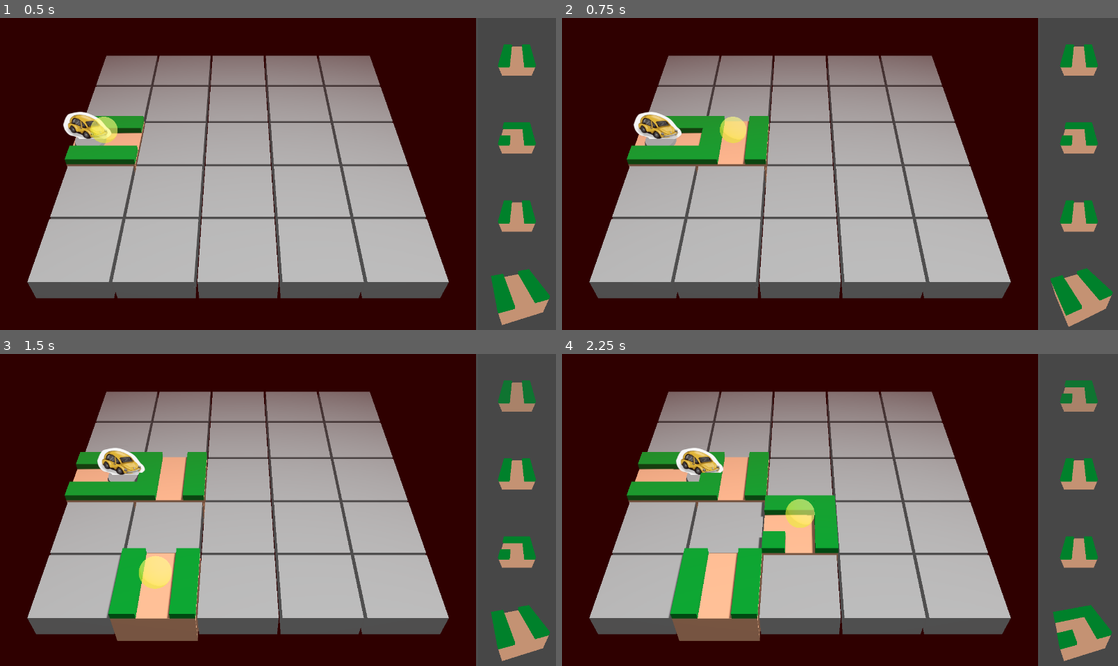
Above: before the commit, frames 1-4 (two rows, left to right).
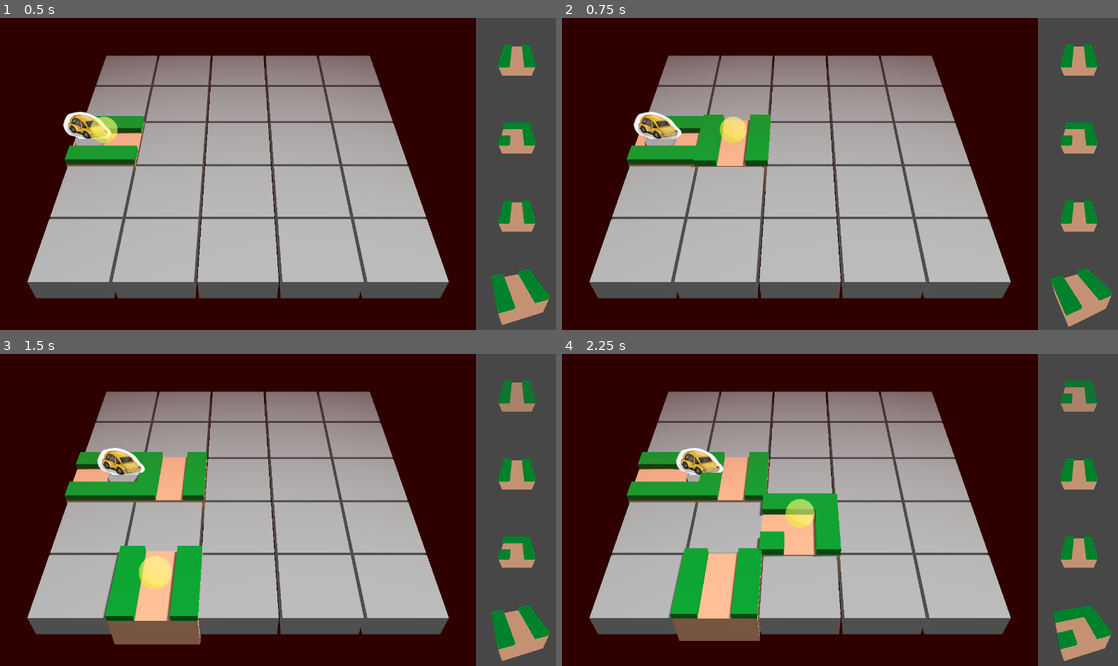
Above: after the commit, the same moments.

Repository: Pro1d/code4cause
Game: Godot game, scene res://scenes/main/GameMain.tscn
Same seed, same stepped clock (60 frames per second), same inputs: the game is played once before the commit and once after it. Sound files missing from this copy of the repository are replaced by a short silence.
Inputs:
- Up to frame 1 (0.5 s): no input
- Up to frame 2 (0.75 s): tap Enter (ui_accept) at 0.5 s; hold D (move_right) from 0.53 s (still down)
- Up to frame 3 (1.5 s): tap Enter (ui_accept) at 0.77 s; release D (move_right) at 1.28 s; hold S (move_down) from 1.28 s (still down)
- Up to frame 4 (2.25 s): tap Enter (ui_accept) at 1.52 s; release S (move_down) at 2.03 s; hold D (move_right) from 2.03 s (still down)

Frame 1 is identical in both runs. In frame 2, 0.4% of the frame differs, in the area x 23-38%, y 30-56%; in frame 3, 1.0%, in the area x 18-37%, y 61-94%; in frame 4, 0.7%.

Commit message:
boom boom boom boom

Diff:
--- a/scenes/game/game_scene.tscn
+++ b/scenes/game/game_scene.tscn
@@ -61,3 +61,4 @@
 bpm = 80.0
 
 [connection signal="on_bar_start" from="Metronome" to="." method="add_row"]
+[connection signal="on_pulse" from="Metronome" to="TileGrid" method="animate_predrawn_cell"]
--- a/scripts/prototype/placement_cell.gd
+++ b/scripts/prototype/placement_cell.gd
@@ -8,6 +8,7 @@
 var is_predrawn := false
 
 var current_tile_scene: PackedScene
+var predraw_tween: Tween
 
 func _ready() -> void:
 	highlight_hint.visible = false
@@ -42,6 +43,12 @@
 
 func place() -> void:
 	is_set = true
+
+	if(predraw_tween):
+		print("hi")
+		predraw_tween.stop()
+		(child_scene.get_child(0) as Node3D).scale = Vector3.ONE
+
 	var path : Path3D = child_scene.get_child(0).get_node_or_null("Path3D")
 	if path != null:
 		path.add_to_group(Config.PATH_GROUP)
@@ -82,17 +89,12 @@
 
 	child_scene.add_child(child)
 
-func _process(_delta:float) -> void:
-	pass
-	#if(is_predrawn):
-		#predraw_anim()
-
 func predraw_anim() -> void:
-	var tween := create_tween()
-	tween.tween_property(self, "scale", Vector3(1.2, 1.2, 1.2), 0.2) \
+	var child: Node3D = child_scene.get_child(0)
+	predraw_tween = create_tween()
+	predraw_tween.tween_property(child, "scale", Vector3(1.1, 1.1, 1.1), 0.1) \
 		.set_trans(Tween.TRANS_BACK) \
 		.set_ease(Tween.EASE_OUT)
-	tween.tween_property(self, "scale", Vector3(1.0, 1.0, 1.0), 0.2) \
+	predraw_tween.tween_property(child, "scale", Vector3(1.0, 1.0, 1.0), 0.1) \
 		.set_trans(Tween.TRANS_BACK) \
 		.set_ease(Tween.EASE_IN)
-	await tween.finished  # Wait for tween cycle to finish
--- a/scripts/prototype/placement_grid.gd
+++ b/scripts/prototype/placement_grid.gd
@@ -30,7 +30,6 @@
 
 
 func InitializeGrid() -> void:
-	print(cell_size)
 	for i:int in width:
 		_generate_row()
 
@@ -43,7 +42,6 @@
 func move(dir: Vector2i) -> void:
 	highlighted_cell.highlight(false)
 	current_pos = (current_pos + dir).clamp(Vector2i.ZERO, Vector2i(width - 1, height - 1))
-	print(current_pos)
 	highlighted_cell = cells[current_pos.x][current_pos.y] as PlacementCell
 	highlighted_cell.highlight(true)
 
@@ -144,3 +142,7 @@
 				queue.append(Vector2i(nx, ny))
 
 	return Vector2i(-1, -1)  # No false value found
+
+
+func animate_predrawn_cell() -> void:
+	current_cell.predraw_anim()
Not shown: 1 places in scenes/game/game_scene.tscn that only renumber resources
